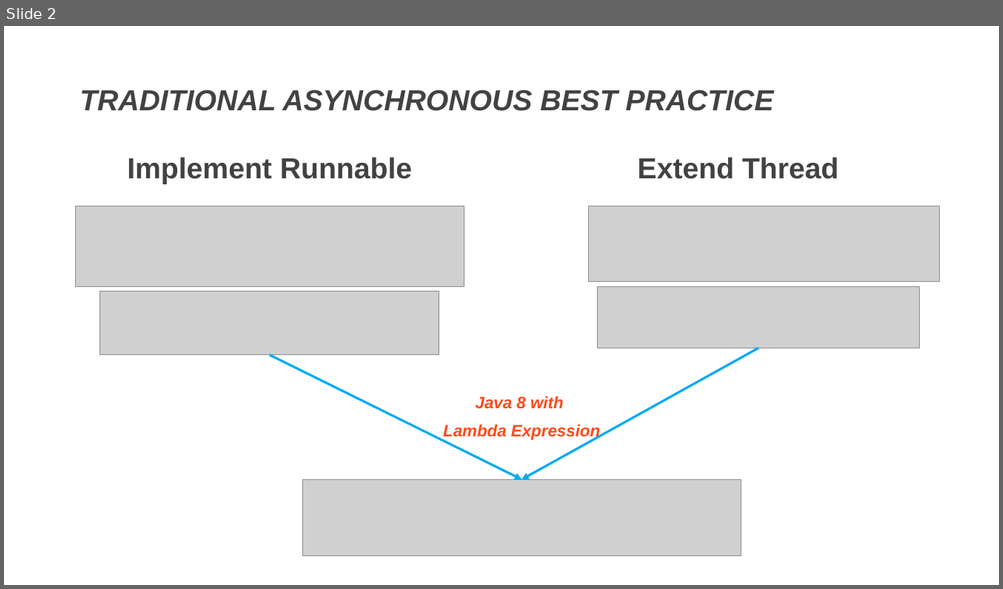
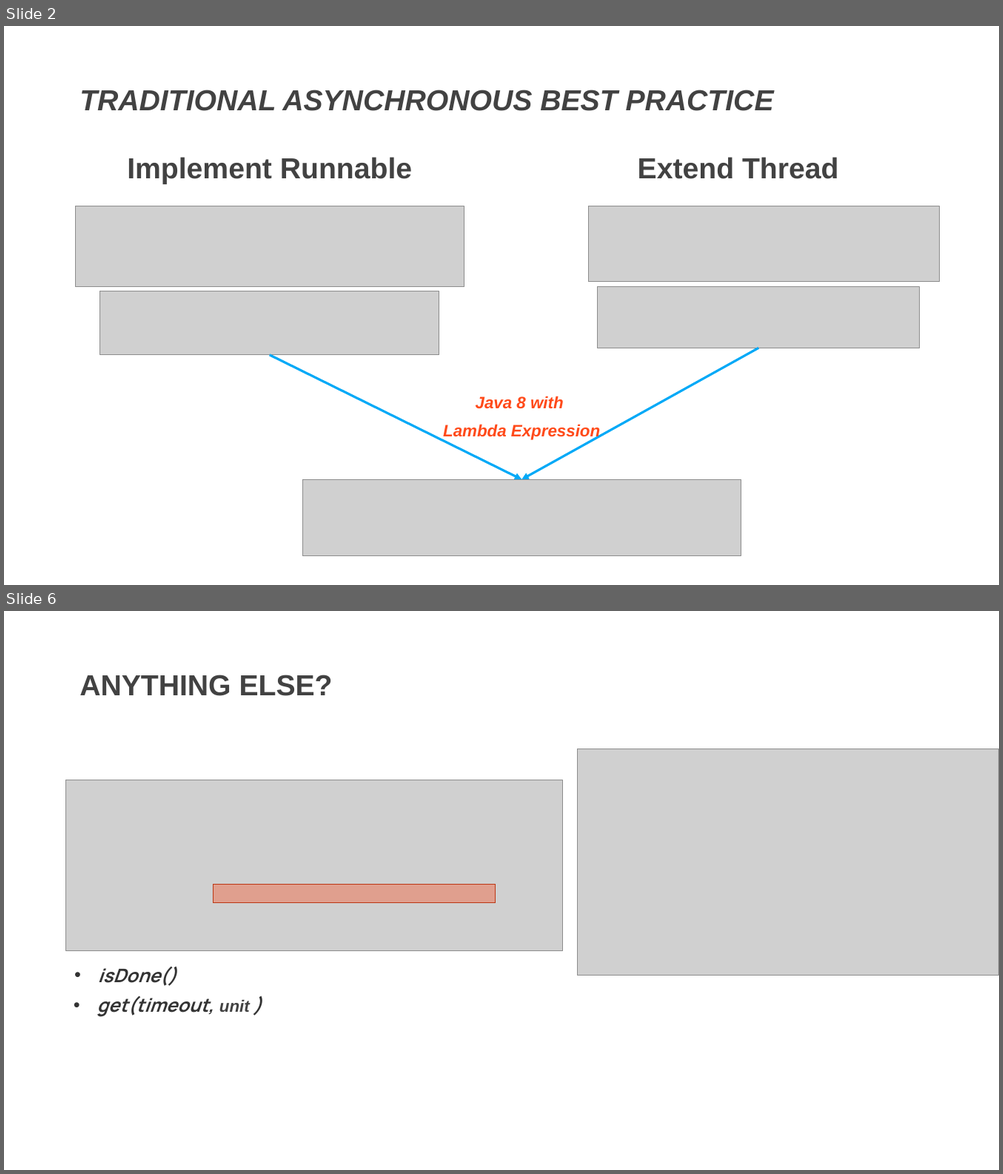
Before and after one commit to DevDay2019-AxonActive/DevDay2019---Advanced-Java, a slide deck: presentations/java_future.pptx. Shown one above the other, each under a label of ours: slide 2 before the commit, slides 2 and 6 after it; the slides between them are not shown. The pictures are 1003x589 and 1003x1174 pixels, drawn with LibreOffice and Linux fonts; fonts in the diff are those of the drawing; grey boxes stand for pictures; background and template pictures are left out. Boxes give left, top, right and bottom in pixels: in the first picture for what was removed or moved away, otherwise in the second. Text is boxed around its words. In the diff, an @@ line names an element or a change of style, - is before the commit and + after.

```diff
--- a/presentations/java_future.pptx
+++ b/presentations/java_future.pptx
@@ slide 6 added at bbox=[4, 611, 999, 1170], background picture (left out) @@
@@ text added at bbox=[79, 675, 333, 696], 28 pt, text #424242, bold @@
+ANYTHING ELSE?
@@ picture added at bbox=[578, 749, 999, 976] @@
@@ picture added at bbox=[66, 780, 562, 951] @@
@@ rectangle added at bbox=[213, 885, 495, 903], fill #FF4A1A at 36% opacity, outline #BD3713 1 pt @@
@@ text added at bbox=[98, 967, 177, 986], 18 pt, text #333333, bold, italic @@
+• isDone()
@@ text added at bbox=[96, 996, 250, 1017], 18 pt, text #333333, bold, italic @@
+• get(timeout, unit )
```
Also in this commit, not shown: 4 slides changed, 18 other slides added, 9 slides removed.
